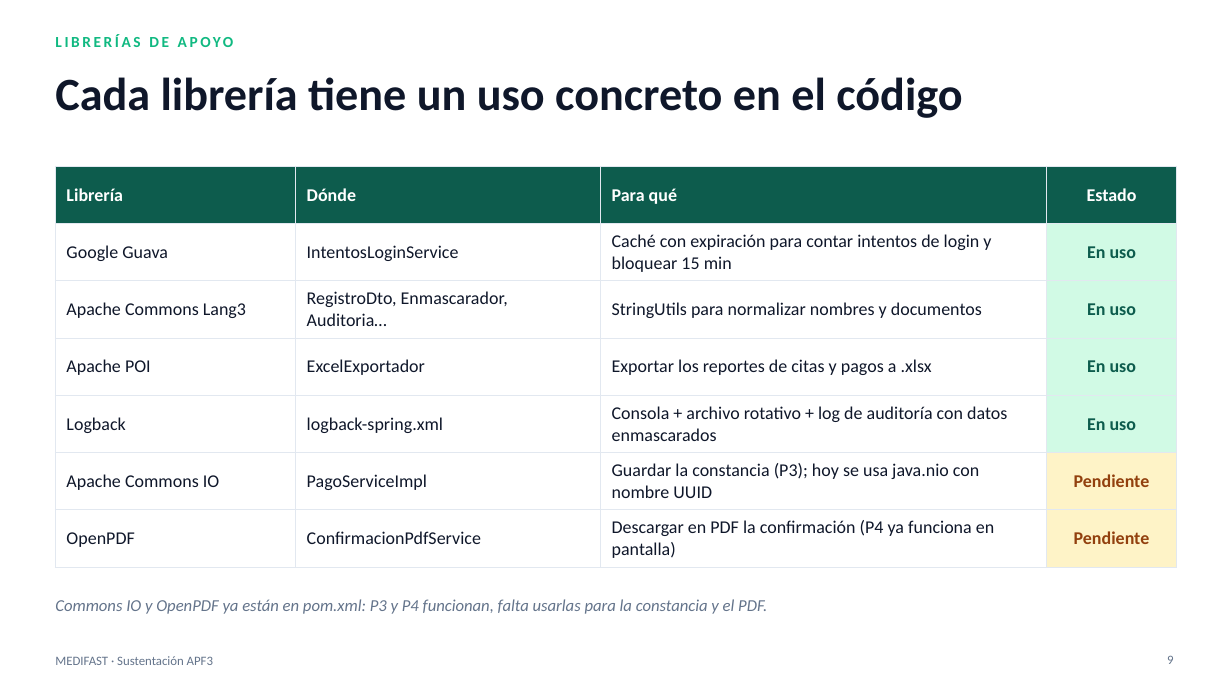
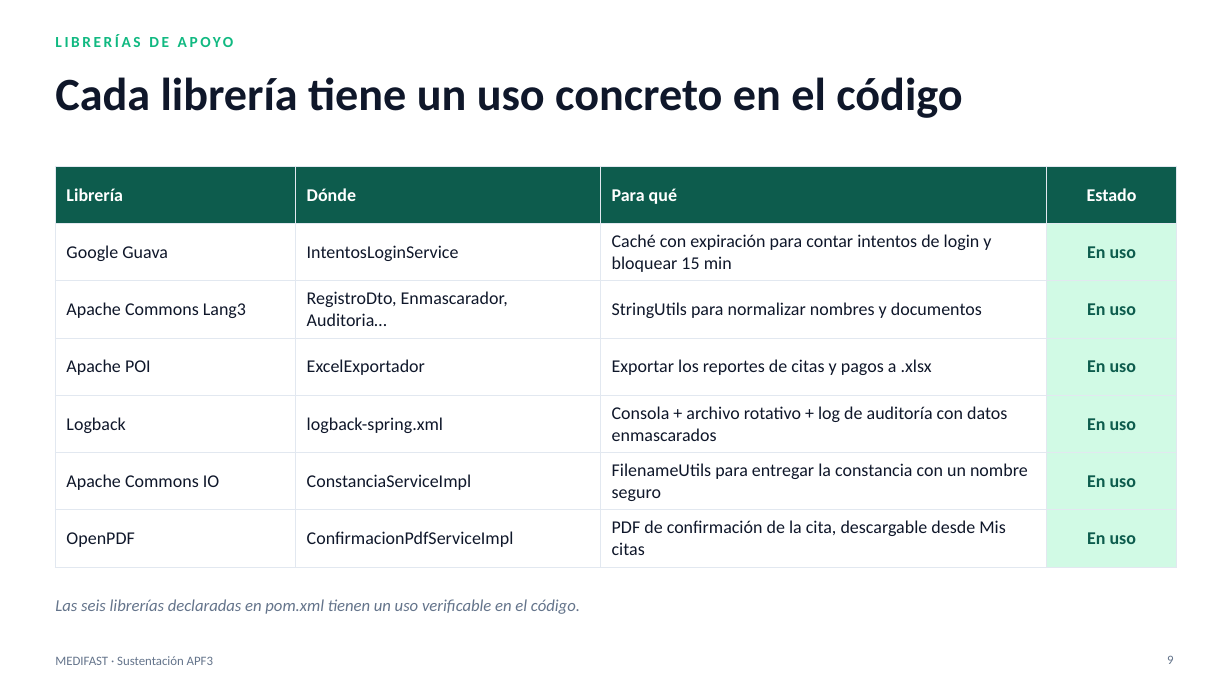
Before and after one commit to manuelguarniz/medifast, a slide deck: slide 9 of docs/entregables/MEDIFAST_APF3_Sustentacion.pptx. Drawn at 1232x693 pixels with LibreOffice and Linux fonts; fonts in the diff are those of the drawing. Boxes give left, top, right and bottom in pixels: in the first picture for what was removed or moved away, otherwise in the second. Text is boxed around its words. In the diff, an @@ line names an element or a change of style, - is before the commit and + after.

Commit message:
se agrega constancia y 10mil datos

```diff
--- a/docs/entregables/MEDIFAST_APF3_Sustentacion.pptx
+++ b/docs/entregables/MEDIFAST_APF3_Sustentacion.pptx
@@ table at (55,166,1177,567) @@
-row 6: Apache Commons IO | PagoServiceImpl | Guardar la constancia (P3); hoy se usa java.nio con nombre UUID | Pendiente
+row 6: Apache Commons IO | ConstanciaServiceImpl | FilenameUtils para entregar la constancia con un nombre seguro | En uso
-row 7: OpenPDF | ConfirmacionPdfService | Descargar en PDF la confirmación (P4 ya funciona en pantalla) | Pendiente
+row 7: OpenPDF | ConfirmacionPdfServiceImpl | PDF de confirmación de la cita, descargable desde Mis citas | En uso
@@ fill #FEF3C7 to #D1FAE5 in 2 cells @@
@@ text at (55,599,580,614): text changed @@
-Commons IO y OpenPDF ya están en pom.xml: P3 y P4 funcionan, falta usarlas para la constancia y el PDF.
+Las seis librerías declaradas en pom.xml tienen un uso verificable en el código.
```
Also in this commit, not shown: 7 other slides changed, 37 other files.
